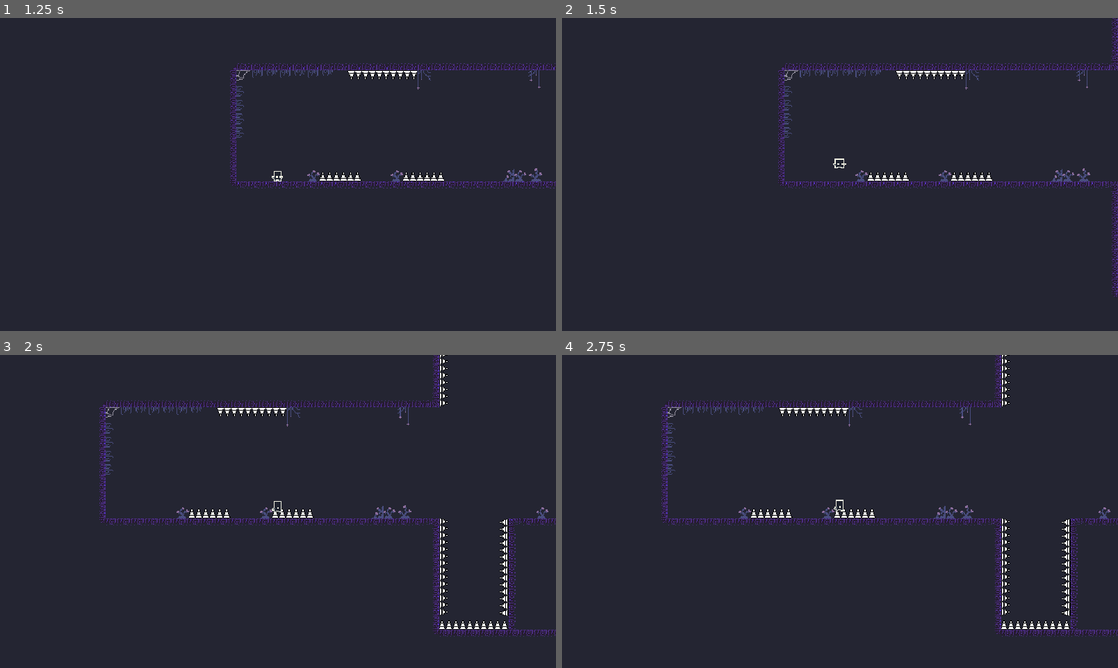
Above: before the commit, frames 1-4 (two rows, left to right).
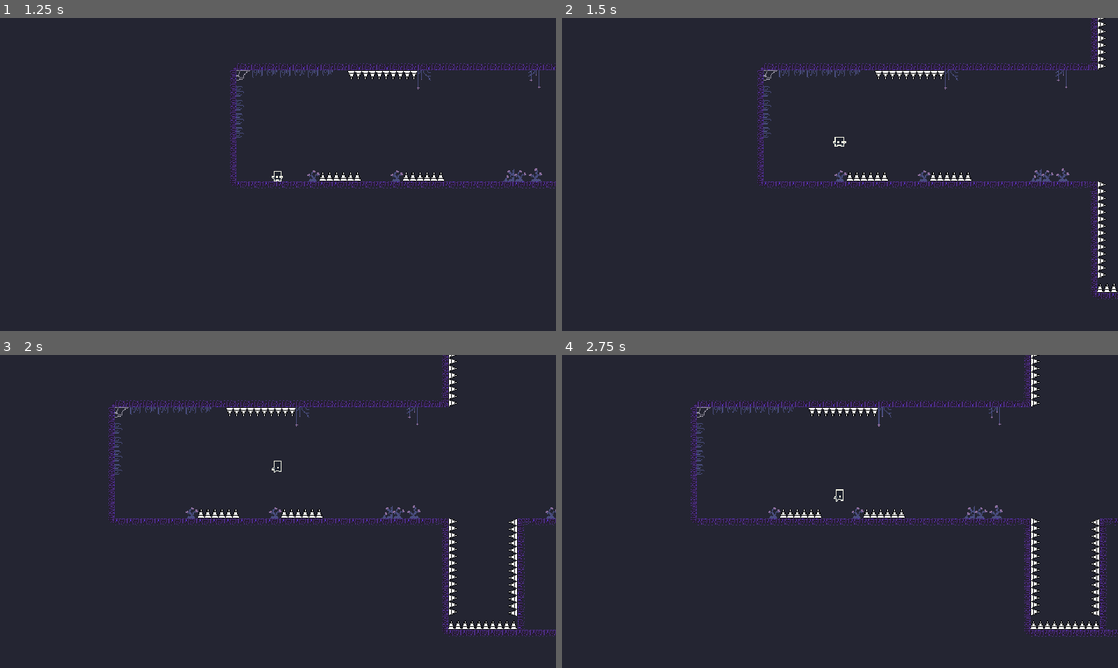
Above: after the commit, the same moments.

Repository: weyum11234/gnome_quest
Game: Godot game, scene res://scenes/main/main.tscn
The game is run twice, just before and just after one commit, with the same random seed, the same clock (stepped at 60 frames per second) and the same inputs.
Inputs (mouse positions are in pixels of both pictures, inside the frame that each line leads up to):
- Up to frame 1 (1.25 s): click "New Game" at 0.5 s
- Up to frame 2 (1.5 s): tap Enter at 1.25 s; move the mouse to (962, 158) at 1.27 s; hold D (right) from 1.28 s (still down); hold W (jump) from 1.28 s (still down); click (962, 158) at 1.42 s
- Up to frame 3 (2 s): keep holding D (right); keep holding W (jump)
- Up to frame 4 (2.75 s): keep holding D (right); move the mouse to (728, 527) at 2.02 s; release W (jump) at 2.03 s; tap W (jump) at 2.1, 2.27, 2.57 s

Frame 1 is identical in both runs. In frame 2, 3.6% of the frame differs, in the area x 35-100%, y 0-90%; in frame 3, 5.5%; in frame 4, 6.0%, in the area x 17-100%, y 0-90%.

Commit message:
clean up

Diff:
--- a/entities/players/player_1.gd
+++ b/entities/players/player_1.gd
@@ -1,8 +1,8 @@
 extends CharacterBody2D
 
 # Physics constants
-@export var speed = 80.0
-@export var jump_velocity = -75.0
+@export var speed = 200
+@export var jump_velocity = -200.0
 @export var jump_time = 0.25
 @export var coyote_time = 0.05
 @export var gravity_multiplier = 1.0
@@ -16,7 +16,7 @@
 # State variables
 @onready var animation = "idle"
 var facing
-var spawn_position = Vector2(100, 40)
+var spawn_position = Vector2(-48, 56)
 
 func _ready():
 	pass
